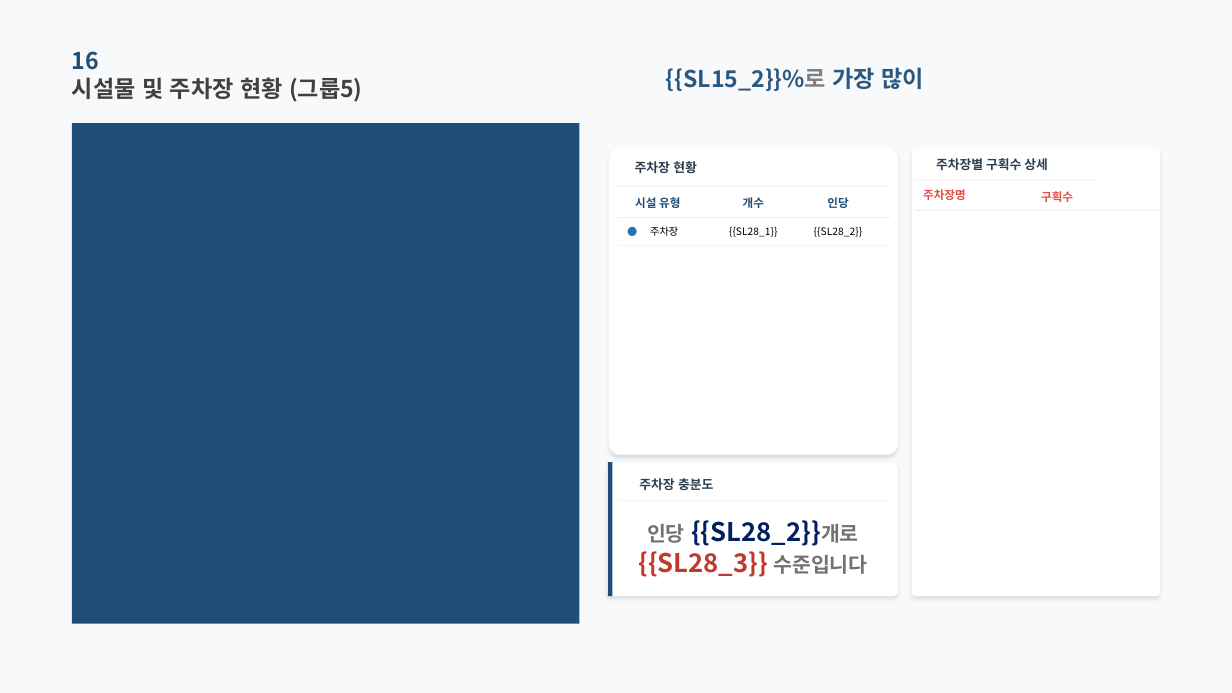
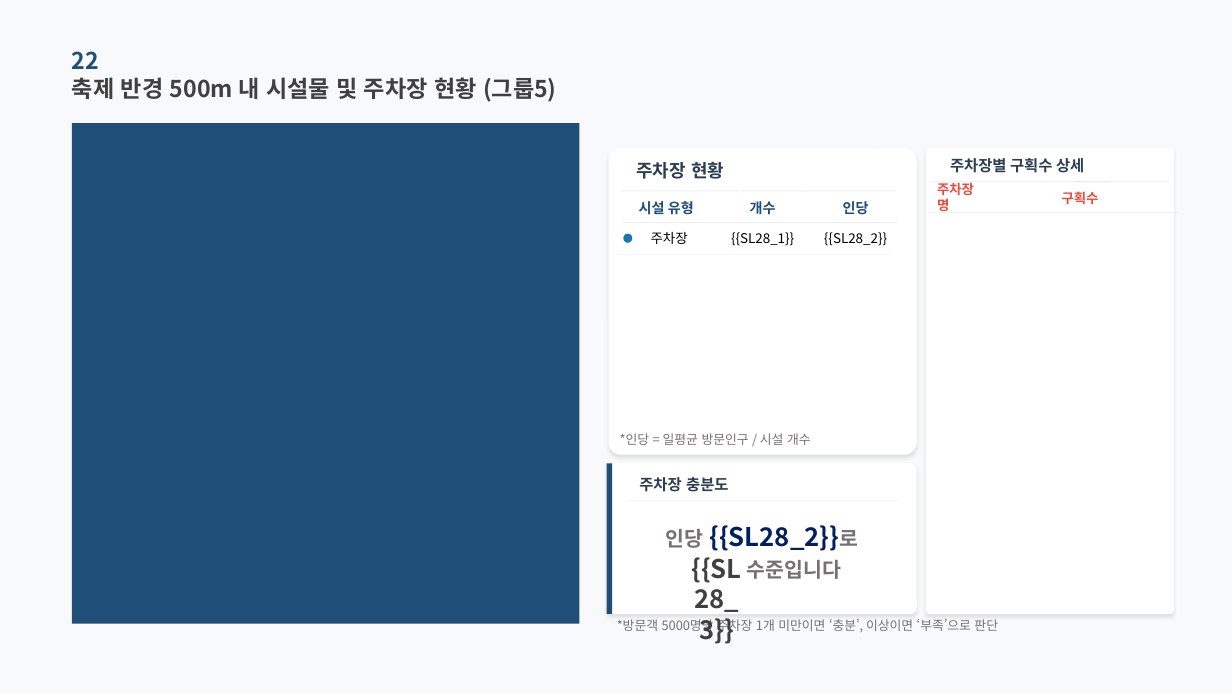
Before and after one commit to roddms/auto-report, a slide deck: slide 29 of template/master_pretendard.pptx (slide 28 before the commit). Drawn at 1232x693 pixels with LibreOffice and Linux fonts; fonts in the diff are those of the drawing; background and template pictures are left out. Boxes give left, top, right and bottom in pixels: in the first picture for what was removed or moved away, otherwise in the second. Text is boxed around its words. In the diff, an @@ line names an element or a change of style, - is before the commit and + after.

Commit message:
feat: 시설물 및 주차장 현황

```diff
--- a/template/master_pretendard.pptx
+++ b/template/master_pretendard.pptx
@@ text at [72,51,99,69]: text changed @@
-16
+22
@@ text at [72,77,557,102]: text changed @@
-시설물 및 주차장 현황 (그룹5)
+축제 반경 500m 내 시설물 및 주차장 현황 (그룹5)
@@ text removed at [666,67,925,91] @@
-{{SL15_2}}%로 가장 많이
@@ rounded rectangle: place and size @@
-rounded rectangle at [609,148,898,455]
+rounded rectangle at [609,148,918,455]
@@ rounded rectangle: place and size @@
-rounded rectangle at [912,148,1161,596]
+rounded rectangle at [926,148,1175,615]
@@ text "주차장 현황" at [636,162,724,179]: size 10 to 14 pt @@
@@ text "주차장별 구획수 상세" at [950,158,1084,173]: size 10 to 12 pt @@
@@ text "주차장별 구획수 상세": place and size @@
-text "주차장별 구획수 상세" at [936,158,1048,170]
+text "주차장별 구획수 상세" at [950,158,1084,173]
@@ text "개수": place and size @@
-text "개수" at [743,197,764,208]
+text "개수" at [750,201,776,215]
@@ size 9 to 11 pt in 3 elements at [639,201,694,215], [750,201,776,215], [843,201,869,215] @@
@@ text "인당": place and size @@
-text "인당" at [827,197,848,208]
+text "인당" at [843,201,869,215]
@@ text "주차장명" at [937,183,974,211]: size 9 to 10.5 pt @@
@@ text "구획수" at [1062,191,1099,204]: size 9 to 10.5 pt @@
@@ text "구획수": place and size @@
-text "구획수" at [1041,191,1073,202]
+text "구획수" at [1062,191,1099,204]
@@ rectangle added at [1077,181,1170,182], fill #EEEEEE @@
@@ ellipse: place and size @@
-ellipse at [628,226,637,236]
+ellipse at [624,234,633,243]
@@ ellipse at [624,234,633,243]: fill #1F77B4 to #1C75B3 @@
@@ size 8 to 10.5 pt in 3 elements at [731,232,794,246], [824,232,887,246], [651,232,688,244] @@
@@ 3 rectangles: place and size @@
-3 rectangles at [617,217,891,218]
+3 rectangles at [623,222,898,223]
@@ text "{{SL28_2}}": place and size @@
-text "{{SL28_2}}" at [814,227,862,237]
+text "{{SL28_2}}" at [824,232,887,246]
@@ 3 rectangles, 1 text, 1 table: place and size @@
-3 rectangles, 1 text, 1 table at [915,179,1166,673]
+3 rectangles, 1 text, 1 table at [929,181,1179,675]
@@ 3 rectangles: place and size @@
-3 rectangles at [617,246,891,247]
+3 rectangles at [617,254,893,255]
@@ text added at [620,433,811,445], 10 pt, text #767171 @@
+*인당 = 일평균 방문인구 / 시설 개수
@@ rounded rectangle: place and size @@
-rounded rectangle at [607,463,898,596]
+rounded rectangle at [607,463,918,614]
@@ rectangle: place and size @@
-rectangle at [608,462,613,596]
+rectangle at [607,463,613,614]
@@ text "주차장 충분도" at [639,477,728,492]: size 10 to 12 pt @@
@@ text at [665,525,858,579]: text changed @@
-인당 {{SL28_2}}개로
-{{SL28_3}} 수준입니다
+인당 {{SL28_2}}로
+수준입니다
@@ text added at [699,525,839,644], 20 pt, text #404040, bold @@
+{{SL28_3}}
@@ text added at [617,618,998,635], 10 pt, text #767171 @@
+*방문객 5000명당 주차장 1개 미만이면 ‘충분’, 이상이면 ‘부족’으로 판단
```
Also in this commit, not shown: 13 other slides changed, 22 other files.
